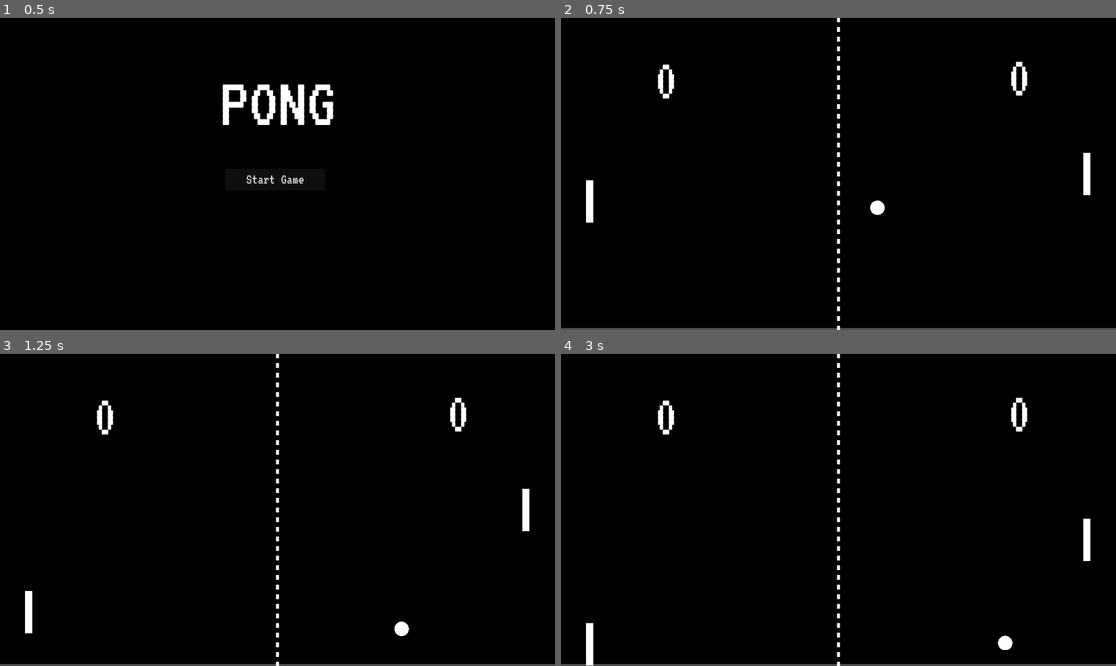
Above: before the commit, frames 1-4 (two rows, left to right).
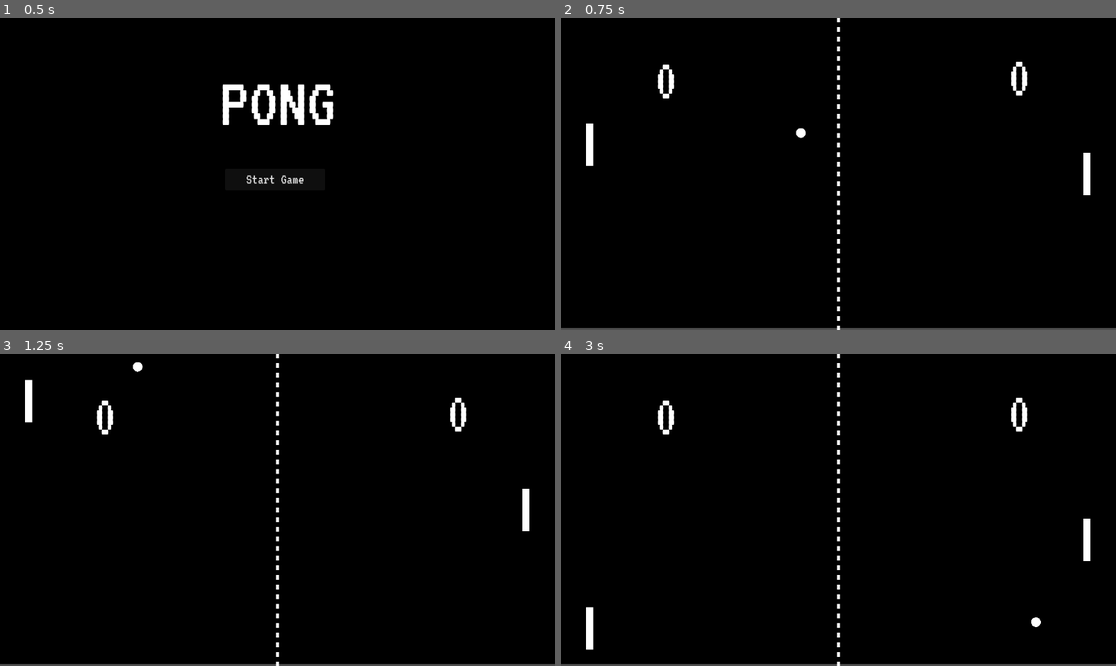
Above: after the commit, the same moments.

Repository: AstrayDev/GodotLearningProjects
Game: Godot game, scene res://Assets/Scenes/main_menu.tscn
The game is run twice, just before and just after one commit, with the same random seed, the same clock (stepped at 60 frames per second) and the same inputs.
Inputs:
- Up to frame 1 (0.5 s): no input
- Up to frame 2 (0.75 s): click "Start Game" at 0.5 s
- Up to frame 3 (1.25 s): no input
- Up to frame 4 (3 s): tap Enter (ui_accept) at 1.25, 1.52 s; hold W (move_up) 1.28-2 s; click "Start Game" at 2 s; hold S (move_down) from 2.78 s (still down)

Frame 1 is identical in both runs. In frame 2, 0.5% of the frame differs, in the area x 4-59%, y 33-66%; in frame 3, 0.5%; in frame 4, 0.3%.

Commit message:
added random directions for the ball

Diff:
--- a/Pong/Assets/Scenes/main.tscn
+++ b/Pong/Assets/Scenes/main.tscn
@@ -44,7 +44,7 @@
 
 [node name="Ball" parent="." groups=["Ball"] instance=ExtResource("4_bmmme")]
 position = Vector2(532, 338)
-scale = Vector2(0.3, 0.3)
+scale = Vector2(0.2, 0.2)
 
 [node name="Vert_Bounds" type="Area2D" parent="."]
 position = Vector2(7, 0)
--- a/Pong/Assets/Scripts/Ball.gd
+++ b/Pong/Assets/Scripts/Ball.gd
@@ -1,7 +1,7 @@
 extends CharacterBody2D
 
 const SCREEN_BORDER_OFFSET = 50
-const MOVE_SPEED = 250
+const MOVE_SPEED = 300
 
 @onready var screen_size = get_viewport_rect().size
 
@@ -25,9 +25,10 @@
 		velocity = velocity.bounce(Vector2(0, -1))
 
 func set_ball_dir() -> Vector2:
-	var rand_dir := Vector2(1, 1).normalized() * MOVE_SPEED
+	var rand_dir = [Vector2(1, 1), Vector2(1, -1), Vector2(-1, 1), Vector2(-1, -1)]
+	var index = randi_range(0, rand_dir.size() - 1)
 
-	return rand_dir
+	return rand_dir[index].normalized() * MOVE_SPEED
 
 func Reset_Position():
 	position = Vector2(screen_size / 2)
--- a/Pong/Assets/Scripts/Enemy_Paddle.gd
+++ b/Pong/Assets/Scripts/Enemy_Paddle.gd
@@ -1,6 +1,6 @@
 extends CharacterBody2D
 
-const MOVE_SPEED = 310
+const MOVE_SPEED = 330
 const SCREEN_BORDER_OFFSET = 50
 
 @onready var screen_size := get_viewport_rect().size
